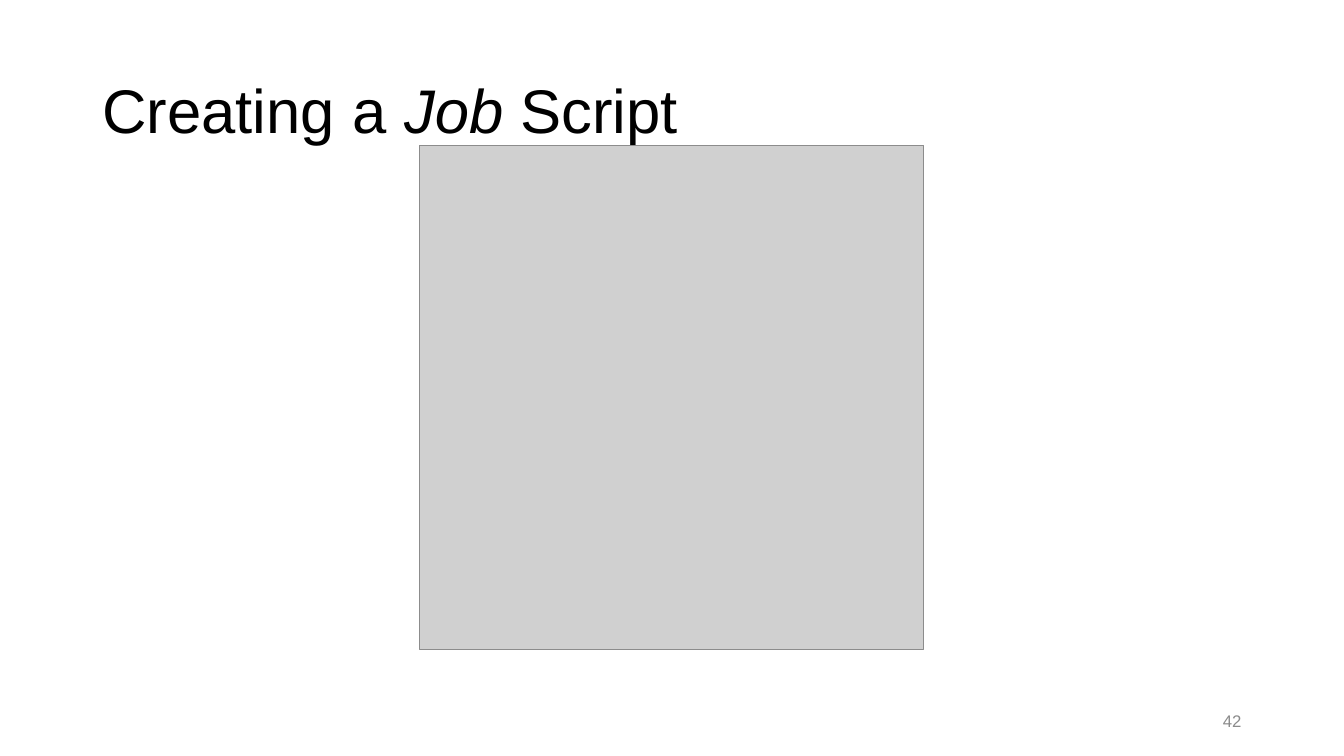
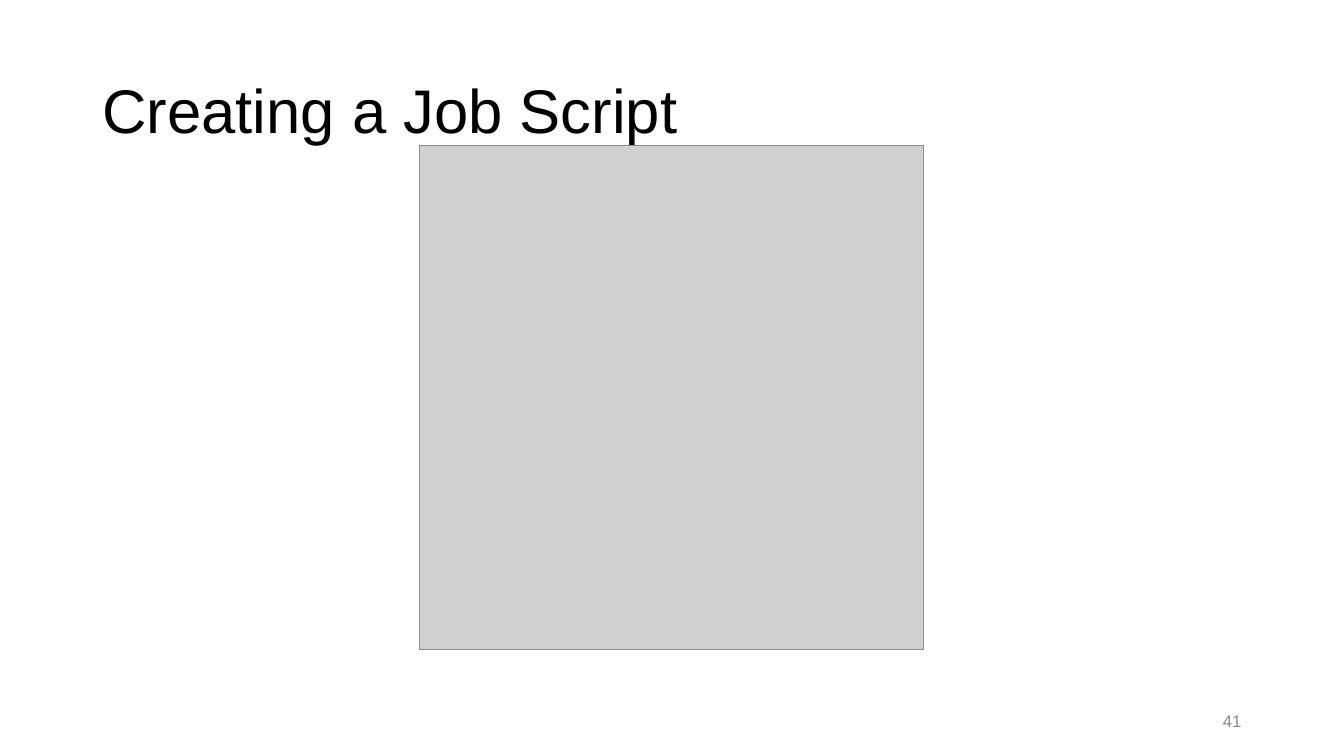
Before and after one commit to ResearchComputing/Getting_Started_With_Research_Computing, a slide deck: slide 41 of Command_Line_And_Job_Scheduling.pptx (slide 42 before the commit). Drawn at 1344x756 pixels with LibreOffice and Linux fonts; fonts in the diff are those of the drawing; grey boxes stand for pictures; background and template pictures are left out. Boxes give left, top, right and bottom in pixels: in the first picture for what was removed or moved away, otherwise in the second. Text is boxed around its words. In the diff, an @@ line names an element or a change of style, - is before the commit and + after.

Commit message:
make text formatting for all code and headings the same, remove duplicate slides

```diff
--- a/Command_Line_And_Job_Scheduling.pptx
+++ b/Command_Line_And_Job_Scheduling.pptx
@@ title "Creating a Job Script" at (102,88,677,145): italic off in "Job" @@
@@ page number at (1223,715,1242,727): text changed @@
-42
+41
```
Also in this commit, not shown: 12 other slides changed, 3 slides removed, 1 other file.
